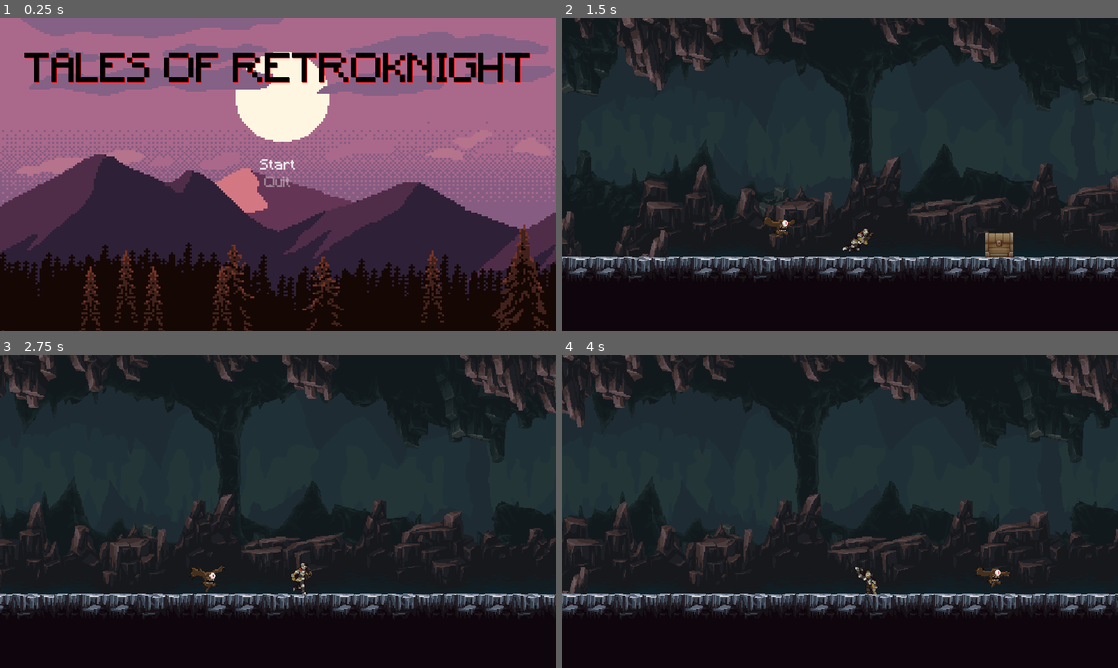
Above: before the commit, frames 1-4 (two rows, left to right).
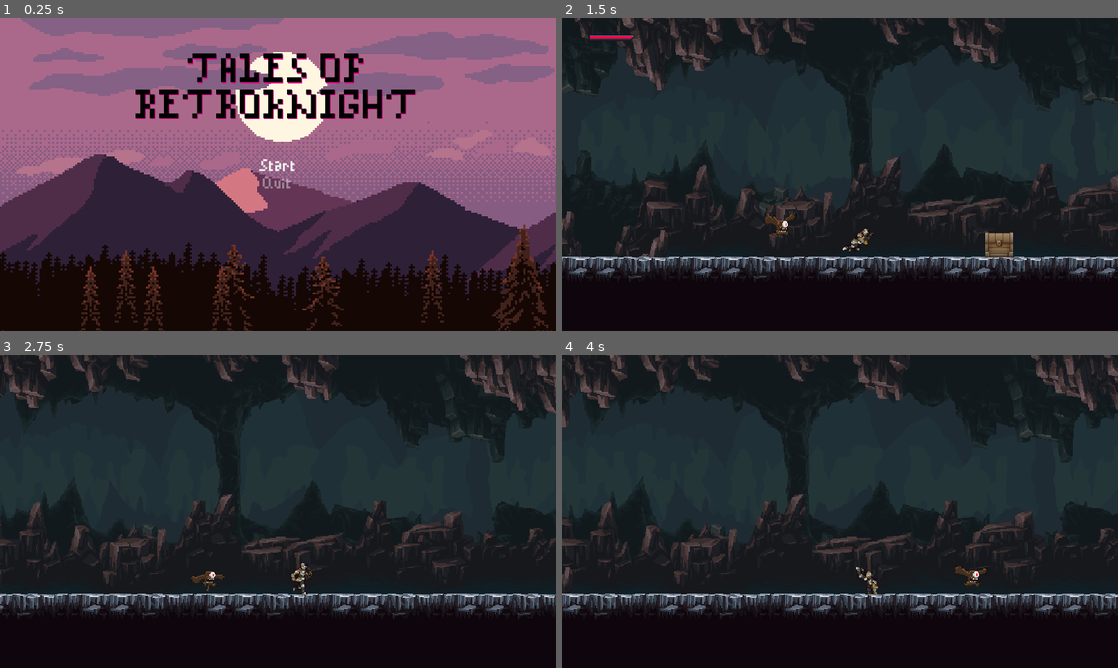
Above: after the commit, the same moments.

Repository: Astrol99/RetroKnight
Game: Godot game, scene res://scenes/MainMenu.tscn
The game is run twice, just before and just after one commit, with the same random seed, the same clock (stepped at 60 frames per second) and the same inputs.
Inputs (mouse positions are in pixels of both pictures, inside the frame that each line leads up to):
- Up to frame 1 (0.25 s): no input
- Up to frame 2 (1.5 s): click "Start" at 0.5 s; move the mouse to (962, 158) at 1.27 s; hold Right (ui_right) from 1.28 s (still down); tap Shift (roll) at 1.35 s
- Up to frame 3 (2.75 s): keep holding Right (ui_right); tap Up (ui_up) at 1.52, 2.27 s; move the mouse to (166, 527) at 2.02 s; click (166, 527) at 2.1 s; tap Shift (roll) at 2.3 s
- Up to frame 4 (4 s): move the mouse to (895, 442) at 2.77 s; release Right (ui_right) at 2.78 s; hold Left (ui_left) 2.78-3.53 s; tap Shift (roll) at 2.85, 3.6 s; move the mouse to (812, 574) at 3.52 s; hold Right (ui_right) from 3.53 s (still down); tap Up (ui_up) at 3.77 s

The runs differ from the first frame. In frame 1, 6.8% of the frame differs, in the area x 4-96%, y 11-55%; in frame 2, 0.2%; in frame 3, 0.2%; in frame 4, 13%, in the area x 0-100%, y 0-84%.

Commit message:
Added healthUI/healthBar that goes with stats system

Diff:
--- a/assets/themes/PixelTheme.tres
+++ b/assets/themes/PixelTheme.tres
@@ -10,14 +10,14 @@
 
 [sub_resource type="DynamicFont" id=8]
 
-[sub_resource type="DynamicFontData" id=1]
-font_path = "res://assets/fonts/Minecraft.ttf"
+[sub_resource type="DynamicFontData" id=9]
+font_path = "res://assets/fonts/MinimalPixel v2.ttf"
 
-[sub_resource type="DynamicFont" id=2]
-font_data = SubResource( 1 )
+[sub_resource type="DynamicFont" id=10]
+font_data = SubResource( 9 )
 
 [resource]
-default_font = SubResource( 2 )
+default_font = SubResource( 10 )
 Button/colors/font_color = Color( 0.878431, 0.878431, 0.878431, 0.47451 )
 Button/styles/focus = SubResource( 7 )
 Button/styles/hover = SubResource( 4 )
--- a/scenes/Flying Eye.tscn
+++ b/scenes/Flying Eye.tscn
@@ -151,7 +151,7 @@
 [node name="AnimatedSprite" type="AnimatedSprite" parent="."]
 frames = SubResource( 25 )
 animation = "flight"
-frame = 3
+frame = 1
 speed_scale = 2.0
 playing = true
 
@@ -188,6 +188,7 @@
 
 [connection signal="area_entered" from="Hurtbox" to="." method="_on_Hurtbox_area_entered"]
 [connection signal="no_health" from="Stats" to="." method="_on_Stats_no_health"]
+[connection signal="body_entered" from="Hitbox" to="." method="_on_Hitbox_body_entered"]
 
 [editable path="Hurtbox"]
 [editable path="PlayerDetectionZone"]
--- /dev/null
+++ b/scenes/HealthUI.tscn
@@ -0,0 +1,24 @@
+[gd_scene load_steps=5 format=2]
+
+[ext_resource path="res://scripts/HealthUI.gd" type="Script" id=1]
+[ext_resource path="res://assets/sprites/Pixel Art GUI Elements/GUI.png" type="Texture" id=2]
+
+[sub_resource type="AtlasTexture" id=1]
+atlas = ExtResource( 2 )
+region = Rect2( 135, 20, 52, 7 )
+
+[sub_resource type="AtlasTexture" id=2]
+atlas = ExtResource( 2 )
+region = Rect2( 71, 20, 50, 5 )
+
+[node name="HealthUI" type="Control"]
+margin_right = 40.0
+margin_bottom = 40.0
+script = ExtResource( 1 )
+
+[node name="HealthBar" type="TextureProgress" parent="."]
+margin_right = 52.0
+margin_bottom = 40.0
+value = 100.0
+texture_under = SubResource( 1 )
+texture_progress = SubResource( 2 )
--- a/scenes/MainMenu.tscn
+++ b/scenes/MainMenu.tscn
@@ -8,13 +8,11 @@
 [ext_resource path="res://assets/sprites/parallax_mountain_pack/layers/parallax-mountain-montain-far.png" type="Texture" id=6]
 [ext_resource path="res://assets/sprites/parallax_mountain_pack/layers/parallax-mountain-mountains.png" type="Texture" id=7]
 [ext_resource path="res://assets/sprites/parallax_mountain_pack/layers/parallax-mountain-bg.png" type="Texture" id=8]
+[ext_resource path="res://assets/fonts/MinimalPixel v2.ttf" type="DynamicFontData" id=9]
 
-[sub_resource type="DynamicFontData" id=1]
-font_path = "res://assets/fonts/Minecraft.ttf"
-
-[sub_resource type="DynamicFont" id=2]
-size = 45
-font_data = SubResource( 1 )
+[sub_resource type="DynamicFont" id=1]
+size = 39
+font_data = ExtResource( 9 )
 
 [node name="MainMenu" type="Control"]
 anchor_right = 1.0
@@ -67,19 +65,17 @@
 anchor_left = 0.5
 anchor_right = 0.5
 margin_left = -320.0
-margin_top = 40.0
+margin_top = 41.0
 margin_right = 320.0
-margin_bottom = 86.0
+margin_bottom = 122.0
 theme = ExtResource( 2 )
 custom_colors/font_color = Color( 0, 0, 0, 1 )
 custom_colors/font_outline_modulate = Color( 1, 1, 1, 1 )
-custom_colors/font_color_shadow = Color( 0.98291, 0, 0, 1 )
-custom_fonts/font = SubResource( 2 )
-text = "TALES OF RETROKNIGHT"
+custom_colors/font_color_shadow = Color( 0.863281, 0, 0.526062, 1 )
+custom_fonts/font = SubResource( 1 )
+text = "TALES OF
+RETROKNIGHT"
 align = 1
-__meta__ = {
-"_edit_use_anchors_": false
-}
 
 [node name="VBoxContainer" type="VBoxContainer" parent="."]
 anchor_top = 0.5
@@ -97,6 +93,7 @@
 margin_right = 640.0
 margin_bottom = 16.0
 focus_neighbour_top = NodePath("../Quit")
+theme = ExtResource( 2 )
 text = "Start"
 
 [node name="Quit" type="Button" parent="VBoxContainer"]
--- a/scenes/Player.tscn
+++ b/scenes/Player.tscn
@@ -10,6 +10,8 @@
 [ext_resource path="res://assets/sprites/FreeKnight_v1/Colour1/Outline/120x80_PNGSheets/_Roll.png" type="Texture" id=8]
 [ext_resource path="res://scripts/SwordHitbox.gd" type="Script" id=9]
 [ext_resource path="res://scenes/Hurtbox.tscn" type="PackedScene" id=10]
+[ext_resource path="res://assets/sprites/FreeKnight_v1/Colour1/Outline/120x80_PNGSheets/_Hit.png" type="Texture" id=11]
+[ext_resource path="res://assets/sprites/FreeKnight_v1/Colour1/Outline/120x80_PNGSheets/_Death.png" type="Texture" id=12]
 
 [sub_resource type="CapsuleShape2D" id=41]
 height = 18.0
@@ -80,6 +82,45 @@
 } ]
 }
 
+[sub_resource type="Animation" id=73]
+resource_name = "death"
+tracks/0/type = "value"
+tracks/0/path = NodePath(".:texture")
+tracks/0/interp = 1
+tracks/0/loop_wrap = true
+tracks/0/imported = false
+tracks/0/enabled = true
+tracks/0/keys = {
+"times": PoolRealArray( 0 ),
+"transitions": PoolRealArray( 1 ),
+"update": 1,
+"values": [ ExtResource( 12 ) ]
+}
+tracks/1/type = "value"
+tracks/1/path = NodePath(".:hframes")
+tracks/1/interp = 1
+tracks/1/loop_wrap = true
+tracks/1/imported = false
+tracks/1/enabled = true
+tracks/1/keys = {
+"times": PoolRealArray( 0 ),
+"transitions": PoolRealArray( 1 ),
+"update": 1,
+"values": [ 10 ]
+}
+tracks/2/type = "value"
+tracks/2/path = NodePath(".:frame")
+tracks/2/interp = 1
+tracks/2/loop_wrap = true
+tracks/2/imported = false
+tracks/2/enabled = true
+tracks/2/keys = {
+"times": PoolRealArray( 0, 0.1, 0.2, 0.3, 0.4, 0.5, 0.6, 0.7, 0.8, 0.9 ),
+"transitions": PoolRealArray( 1, 1, 1, 1, 1, 1, 1, 1, 1, 1 ),
+"update": 1,
+"values": [ 0, 1, 2, 3, 4, 5, 6, 7, 8, 9 ]
+}
+
 [sub_resource type="Animation" id=47]
 resource_name = "fall"
 length = 0.3
@@ -119,6 +160,60 @@
 "transitions": PoolRealArray( 1, 1, 1 ),
 "update": 1,
 "values": [ 0, 1, 2 ]
+}
+
+[sub_resource type="Animation" id=71]
+resource_name = "hit"
+length = 0.2
+tracks/0/type = "value"
+tracks/0/path = NodePath(".:texture")
+tracks/0/interp = 1
+tracks/0/loop_wrap = true
+tracks/0/imported = false
+tracks/0/enabled = true
+tracks/0/keys = {
+"times": PoolRealArray( 0 ),
+"transitions": PoolRealArray( 1 ),
+"update": 1,
+"values": [ ExtResource( 11 ) ]
+}
+tracks/1/type = "value"
+tracks/1/path = NodePath(".:hframes")
+tracks/1/interp = 1
+tracks/1/loop_wrap = true
+tracks/1/imported = false
+tracks/1/enabled = true
+tracks/1/keys = {
+"times": PoolRealArray( 0 ),
+"transitions": PoolRealArray( 1 ),
+"update": 1,
+"values": [ 1 ]
+}
+tracks/2/type = "value"
+tracks/2/path = NodePath(".:frame")
+tracks/2/interp = 1
+tracks/2/loop_wrap = true
+tracks/2/imported = false
+tracks/2/enabled = true
+tracks/2/keys = {
+"times": PoolRealArray( 0 ),
+"transitions": PoolRealArray( 1 ),
+"update": 1,
+"values": [ 0 ]
+}
+tracks/3/type = "method"
+tracks/3/path = NodePath("..")
+tracks/3/interp = 1
+tracks/3/loop_wrap = true
+tracks/3/imported = false
+tracks/3/enabled = true
+tracks/3/keys = {
+"times": PoolRealArray( 0.2 ),
+"transitions": PoolRealArray( 1 ),
+"values": [ {
+"args": [  ],
+"method": "hit_animation_finished"
+} ]
 }
 
 [sub_resource type="Animation" id=43]
@@ -315,6 +410,9 @@
 [sub_resource type="AnimationNodeAnimation" id=55]
 animation = "fall"
 
+[sub_resource type="AnimationNodeAnimation" id=74]
+animation = "hit"
+
 [sub_resource type="AnimationNodeAnimation" id=49]
 animation = "idle"
 
@@ -348,12 +446,26 @@
 [sub_resource type="AnimationNodeStateMachineTransition" id=68]
 
 [sub_resource type="AnimationNodeStateMachineTransition" id=69]
+
+[sub_resource type="AnimationNodeStateMachineTransition" id=75]
+
+[sub_resource type="AnimationNodeStateMachineTransition" id=76]
+
+[sub_resource type="AnimationNodeStateMachineTransition" id=77]
+
+[sub_resource type="AnimationNodeStateMachineTransition" id=78]
+
+[sub_resource type="AnimationNodeStateMachineTransition" id=79]
+
+[sub_resource type="AnimationNodeStateMachineTransition" id=80]
 
 [sub_resource type="AnimationNodeStateMachine" id=53]
 states/attack/node = SubResource( 61 )
 states/attack/position = Vector2( 204, 95 )
 states/fall/node = SubResource( 55 )
 states/fall/position = Vector2( 390, 210 )
+states/hit/node = SubResource( 74 )
+states/hit/position = Vector2( 34, 198 )
 states/idle/node = SubResource( 49 )
 states/idle/position = Vector2( 390, 95 )
 states/jump/node = SubResource( 56 )
@@ -362,9 +474,9 @@
 states/roll/position = Vector2( 390, -26 )
 states/run/node = SubResource( 50 )
 states/run/position = Vector2( 583, 95 )
-transitions = [ "idle", "run", SubResource( 51 ), "run", "id …(265 unchanged characters)…  68 ), "roll", "idle", SubResource( 69 ) ]
+transitions = [ "idle", "run", SubResource( 51 ), "run", "id …(265 unchanged characters)…  68 ), "roll", "idle", SubResource( 69 ), "hit", "idle", SubResource( 75 ), "jump", "hit", SubResource( 76 ), "run", "hit", SubResource( 77 ), "roll", "hit", SubResource( 78 ), "idle", "hit", SubResource( 79 ), "attack", "hit", SubResource( 80 ) ]
 start_node = "idle"
-graph_offset = Vector2( -457, -80 )
+graph_offset = Vector2( -542, -2 )
 
 [sub_resource type="AnimationNodeStateMachinePlayback" id=54]
 
@@ -380,8 +492,7 @@
 
 [node name="Sprite" type="Sprite" parent="."]
 position = Vector2( 0, -20 )
-texture = ExtResource( 6 )
-hframes = 4
+texture = ExtResource( 11 )
 
 [node name="CollisionShape2D" type="CollisionShape2D" parent="."]
 position = Vector2( -1, 1 )
@@ -391,7 +502,9 @@
 root_node = NodePath("../Sprite")
 playback_speed = 1.5
 anims/attack = SubResource( 46 )
+anims/death = SubResource( 73 )
 anims/fall = SubResource( 47 )
+anims/hit = SubResource( 71 )
 anims/idle = SubResource( 43 )
 anims/jump = SubResource( 44 )
 anims/roll = SubResource( 66 )
--- a/scenes/World.tscn
+++ b/scenes/World.tscn
@@ -8,6 +8,7 @@
 [ext_resource path="res://assets/sprites/PixelFantasy_Caves_1.0/background3.png" type="Texture" id=6]
 [ext_resource path="res://assets/sprites/PixelFantasy_Caves_1.0/background4b.png" type="Texture" id=7]
 [ext_resource path="res://scenes/Flying Eye.tscn" type="PackedScene" id=8]
+[ext_resource path="res://scenes/HealthUI.tscn" type="PackedScene" id=9]
 
 [sub_resource type="ConvexPolygonShape2D" id=1]
 points = PoolVector2Array( 0, 0, 16, 0, 16, 32, 0, 32 )
@@ -861,3 +862,9 @@
 current = true
 process_mode = 0
 smoothing_enabled = true
+
+[node name="HealthUI" parent="." instance=ExtResource( 9 )]
+margin_left = 168.0
+margin_top = 96.0
+margin_right = 224.0
+margin_bottom = 104.0
--- a/scripts/Flying Eye.gd
+++ b/scripts/Flying Eye.gd
@@ -41,6 +41,7 @@
 
 			_animated_sprite.flip_h = velocity.x < 0
 
+
 	velocity = move_and_slide(velocity)
 
 func seek_player():
@@ -61,3 +62,9 @@
 	yield(_animated_sprite, "animation_finished")
 
 	queue_free()
+
+
+func _on_Hitbox_body_entered(body):
+	_animated_sprite.play("attack")
+	yield(_animated_sprite, "animation_finished")
+	_animated_sprite.play("flight")
--- /dev/null
+++ b/scripts/HealthUI.gd
@@ -0,0 +1,21 @@
+extends Control
+
+var health = 5 setget set_health
+var max_health = 5 setget set_max_health
+
+onready var health_bar = $HealthBar
+
+func set_health(value):
+	health = clamp(value, 0, max_health)
+	health_bar.value = health
+
+func set_max_health(value):
+	max_health = max(value, 1)
+	self.health = min(health, max_health)
+	health_bar.max_value = max_health
+
+func _ready():
+	self.max_health = PlayerStats.max_health
+	self.health = PlayerStats.health
+	PlayerStats.connect("health_changed", self, "set_health")
+	PlayerStats.connect("max_health_changed", self, "set_max_health")
--- a/scripts/Player.gd
+++ b/scripts/Player.gd
@@ -18,7 +18,8 @@
 enum {
 	MOVE,
 	ATTACK,
-	ROLL
+	ROLL,
+	HIT
 }
 var state = MOVE
 
@@ -38,6 +39,8 @@
 			attack_state(delta)
 		ROLL:
 			roll_state(delta)
+		HIT:
+			hit_state(delta)
 
 	velocity.y += GRAVITY * delta
 	velocity = move_and_slide(velocity, Vector2.UP)
@@ -98,7 +101,13 @@
 func roll_animation_finished():
 	state = MOVE
 
-
 func _on_Hurtbox_area_entered(area):
 	stats.health -= 1
+	state = HIT
 	_hurtbox.start_invincibility(0.5)
+
+func hit_state(delta):
+	_animation_state.travel("hit")
+
+func hit_animation_finished():
+	state = MOVE
--- a/scripts/Stats.gd
+++ b/scripts/Stats.gd
@@ -1,11 +1,22 @@
 extends Node
 
-export var max_health = 1
-onready var health = max_health setget set_health
+export var max_health = 1 setget set_max_health
+var health = max_health setget set_health
 
 signal no_health
+signal health_changed(value)
+signal max_health_changed(value)
+
+func set_max_health(value):
+	max_health = value
+	self.health = min(health, max_health)
+	emit_signal("max_health_changed")
 
 func set_health(value):
 	health = value
+	emit_signal("health_changed", health)
 	if health <= 0:
 		emit_signal("no_health")
+
+func _ready():
+	self.health = max_health
Binary file removed: assets/fonts/Minecraft.ttf
Binary file added: assets/fonts/MinimalPixel v2.ttf
Binary file added: assets/sprites/Pixel Art GUI Elements/GUI.png
Not shown, changed: assets/sprites/Pixel Art GUI Elements/GUI.png.import
Binary file removed: assets/textures/light.png
Not shown, removed: assets/textures/light.png.import
Binary file removed: assets/textures/white_square.png
Not shown: 1 places in scenes/Player.tscn that only renumber resources
Not shown: 1 places in scenes/World.tscn that only renumber resources
